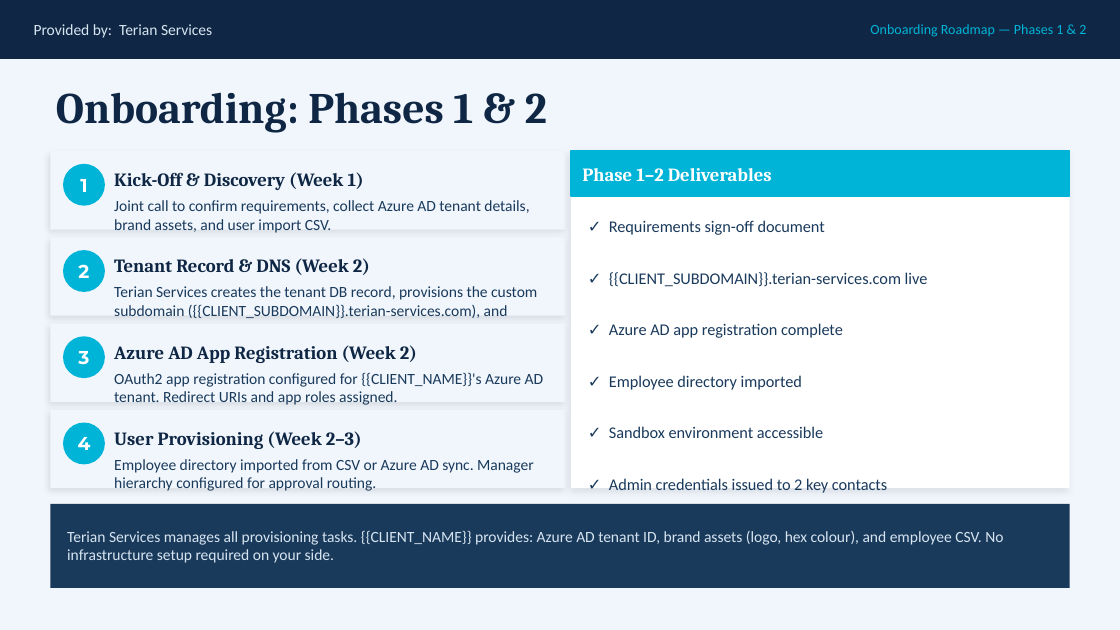
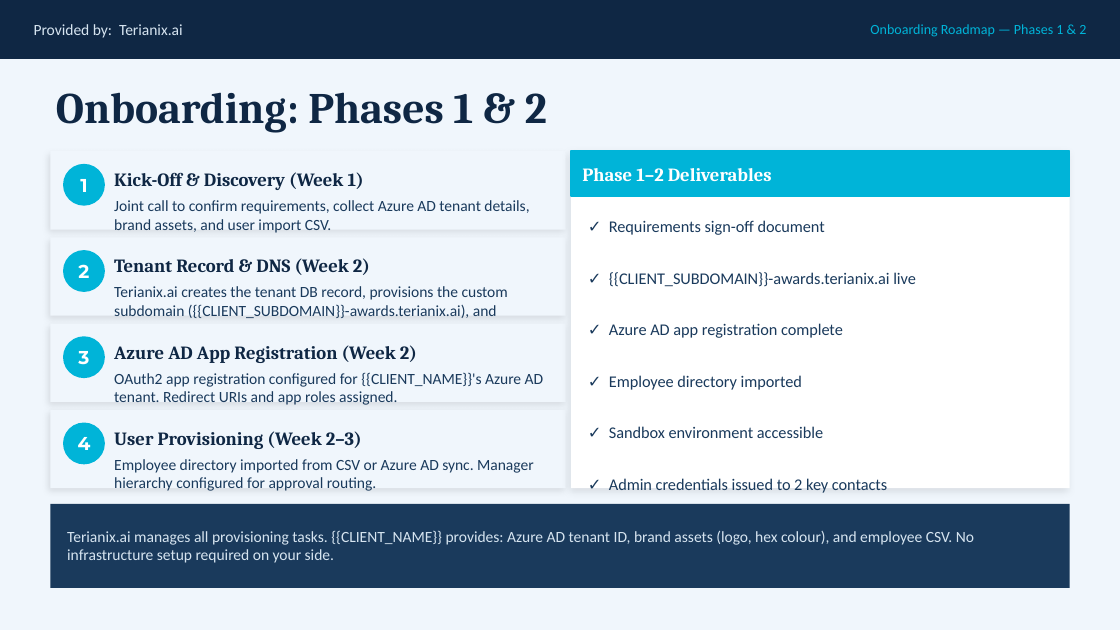
Before and after one commit to DTerian64/Terian_Services, a slide deck: slide 14 of blob_templates/award_nomination_onboarding_template.pptx. Drawn at 1120x630 pixels with LibreOffice and Linux fonts; fonts in the diff are those of the drawing. Boxes give left, top, right and bottom in pixels: in the first picture for what was removed or moved away, otherwise in the second. Text is boxed around its words. In the diff, an @@ line names an element or a change of style, - is before the commit and + after.

Commit message:
Terianix in the engagement presentation

```diff
--- a/blob_templates/award_nomination_onboarding_template.pptx
+++ b/blob_templates/award_nomination_onboarding_template.pptx
@@ text at (34,24,183,38): text changed @@
-Provided by: Terian Services
+Provided by: Terianix.ai
@@ text at (114,286,508,318): text changed @@
-Terian Services creates the tenant DB record, provisions the custom subdomain ({{CLIENT_SUBDOMAIN}}.terian-services.com), and configures DNS.
+Terianix.ai creates the tenant DB record, provisions the custom subdomain ({{CLIENT_SUBDOMAIN}}-awards.terianix.ai), and configures DNS.
@@ text at (609,272,916,287): text changed @@
-✓ {{CLIENT_SUBDOMAIN}}.terian-services.com live
+✓ {{CLIENT_SUBDOMAIN}}-awards.terianix.ai live
@@ text at (67,531,974,563): text changed @@
-Terian Services manages all provisioning tasks. {{CLIENT_NAME}} provides: Azure AD tenant ID, brand assets (logo, hex colour), and employee CSV. No infrastructure setup required on your side.
+Terianix.ai manages all provisioning tasks. {{CLIENT_NAME}} provides: Azure AD tenant ID, brand assets (logo, hex colour), and employee CSV. No infrastructure setup required on your side.
```
Also in this commit, not shown: 27 other slides changed, 1 other file.
